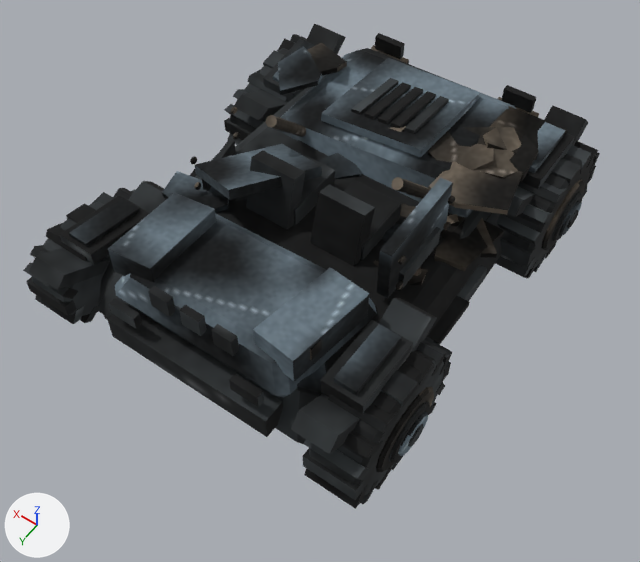
The glTF model unity/Assets/Spacewars/Content/Wrecks/explorer-2.glb as it was, and as the next commit left it.
Both versions are drawn from a 50 mm lens placed at (-1.56, 2.28, 3.47), pointed at (-0.11, 0.25, 0.28). Lighting does not change. The marker at lower left points along +X, +Y and +Z. The first picture is the older version. Where no turn or scale is listed for an object, it has been applied to the vertices. Vertices at exactly the same position are counted once.

Names of what the first picture shows: 'wreck.explorer.neutral', 'wreck.explorer.structure', 'wreck.explorer.team'.
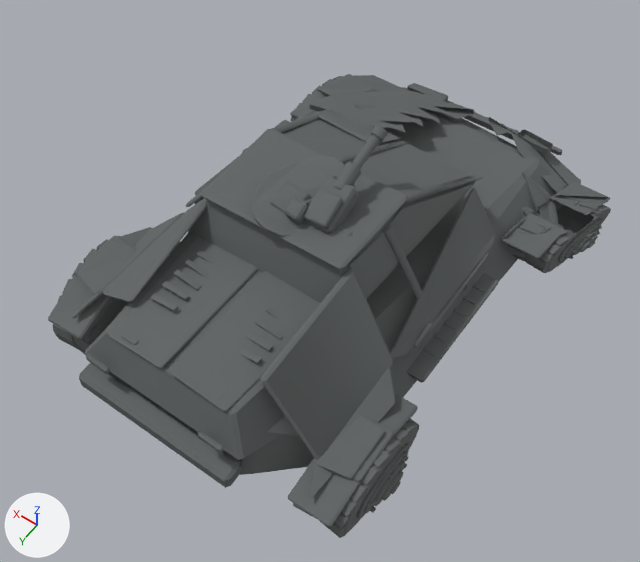
Boxes (x1, y1, x2, y2) around the edits, measured in the pictures (640 x 562 px; the box of a moved part takes in the faces that stretch with it):
'wreck.explorer.structure', deleted: before (23, 24, 600, 509)
'wreck.explorer.neutral', surface changed, reshaped, moved, recoloured: before (190, 43, 585, 472); after (77, 76, 595, 494)
'wreck.explorer.team', deleted: before (69, 41, 582, 456)
'explorer-wreck-2-structure', added: after (53, 76, 611, 538)
'explorer-wreck-2-neutral', added: after (48, 74, 610, 526)
part 1 of me_cylinder_034, moved or reshaped: before (443, 222, 451, 230); after (587, 241, 595, 248)
part 2 of me_cylinder_034, moved or reshaped: before (396, 281, 403, 290); after (390, 481, 401, 494)
part 3 of me_cylinder_034, moved or reshaped (not visible afterwards): before (233, 132, 240, 140)
part 4 of me_cylinder_034, moved or reshaped (not visible afterwards): before (398, 255, 407, 265)
part 5 of me_cylinder_034, rebuilt (not visible before): after (390, 187, 495, 358)
part 6 of me_cylinder_034, rebuilt (not visible before): after (103, 198, 207, 302)
part 7 of me_cylinder_034, deleted: before (190, 43, 585, 472)
part 8 of me_cylinder_034, cut back: before (194, 45, 409, 190); after (77, 76, 568, 479)

Patch to the scene script:
```diff
--- a/unity/Assets/Spacewars/Content/Wrecks/explorer-2.glb.py
+++ b/unity/Assets/Spacewars/Content/Wrecks/explorer-2.glb.py
@@ mat_wreck_neutral @@
 mat_wreck_neutral = principled_material('wreck-neutral')
-mat_wreck_neutral.texture = img_wreck_scorched_neutral
-mat_wreck_neutral.metallic = 0.48
-mat_wreck_neutral.roughness = 0.88
+mat_wreck_neutral.base_color = (0.12, 0.13, 0.13)  # dark grey #616565
+mat_wreck_neutral.metallic = 0.03
+mat_wreck_neutral.roughness = 0.85
@@ mat_wreck_structure @@
 mat_wreck_structure = principled_material('wreck-structure')
-mat_wreck_structure.texture = img_wreck_scorched_structure
-mat_wreck_structure.metallic = 0.25
-mat_wreck_structure.roughness = 0.88
+mat_wreck_structure.base_color = (0.12, 0.13, 0.13)  # dark grey #616565
+mat_wreck_structure.metallic = 0.03
+mat_wreck_structure.roughness = 0.85
@@ mat_wreck_team @@
 mat_wreck_team = principled_material('wreck-team')
-mat_wreck_team.texture = img_wreck_scorched_team
-mat_wreck_team.metallic = 0.48
-mat_wreck_team.roughness = 0.88
+mat_wreck_team.base_color = (0.12, 0.13, 0.13)  # dark grey #616565
+mat_wreck_team.metallic = 0.03
+mat_wreck_team.roughness = 0.85
@@ me_cylinder_034 @@
-me_cylinder_034.from_pydata(...)  # 1034 vertices, 1924 faces; spans x -0.86..0.96, y -1.08..0.9, z 0.05..0.8
-me_cylinder_034.materials.append(mat_wreck_neutral)  # picture img_wreck_scorched_neutral
+me_cylinder_034.from_pydata(...)  # 685 vertices, 1212 faces; spans x -1.0..0.77, y -1.19..1.13, z 0.09..0.88
+# me_cylinder_034 part 1: the loose piece of 48 vertices spanning x -0.55..-0.53, y -0.1..-0.05, z 0.56..0.6 is scaled about its middle by (0.949, 1.59, 0.7), then moved by (-0.45, -0.76, -0.48), in mat_wreck_team (dark grey #616565)
+# me_cylinder_034 part 2: the loose piece of 48 vertices spanning x -0.56..-0.54, y 0.29..0.34, z 0.57..0.6 is scaled about its middle by (0.988, 1.59, 0.952), then moved by (-0.36, 0.53, -0.44), in mat_wreck_team (dark grey #616565)
+# me_cylinder_034 part 3: the loose piece of 48 vertices spanning x 0.61..0.63, y -0.1..-0.05, z 0.46..0.49 is scaled about its middle by (0.918, 1.59, 1.24), then moved by (0.06, -0.76, -0.29), in mat_wreck_team (dark grey #616565)
+# me_cylinder_034 part 4: the loose piece of 48 vertices spanning x -0.56..-0.54, y 0.29..0.34, z 0.73..0.76 is scaled about its middle by (0.988, 1.59, 1.7), then moved by (1.31, 0.53, -0.5), in mat_wreck_team (dark grey #616565)
+# me_cylinder_034 part 5: the loose piece of 24 vertices spanning x -0.62..-0.5, y -0.63..0.79, z 0.32..0.46 is rebuilt with 20 vertices and now spans x -0.64..-0.46, y -0.46..0.44, z 0.27..0.51, in mat_wreck_team (dark grey #616565)
+# me_cylinder_034 part 6: the loose piece of 24 vertices spanning x 0.3..0.48, y 0.57..0.82, z 0.57..0.67 is rebuilt with 24 vertices and now spans x 0.31..0.47, y 0.41..1.0, z 0.55..0.7, in mat_wreck_team (dark grey #616565)
+# me_cylinder_034 part 7: 26 loose pieces with 688 vertices, spanning x -0.86..0.96, y -1.08..0.9, z 0.05..0.8, are deleted
+# me_cylinder_034 part 8: 2 vertices moved within x 0.52..0.53, y 0.3..0.32, z 0.5; 104 vertices removed from x -0.12..0.61, y -1.08..0.79, z 0.25..0.68; 447 vertices added at x -0.78..0.64, y -1.19..1.13, z 0.14..0.88
+me_cylinder_034.materials.append(mat_wreck_team)  # dark grey #616565
@@ ob_wreck_explorer_neutral @@
 ob_wreck_explorer_neutral = bpy.data.objects.new('wreck.explorer.neutral', me_cylinder_034)
-ob_wreck_explorer_neutral.location = (0.0, 0.0, 0.06)
+ob_wreck_explorer_neutral.location = (0.0, 0.0, 0.0)
@@ ob_wreck_explorer_structure @@
-ob_wreck_explorer_structure = bpy.data.objects.new('wreck.explorer.structure', me_cylinder_033)
@@ ob_wreck_explorer_team @@
-ob_wreck_explorer_team = bpy.data.objects.new('wreck.explorer.team', me_cylinder_036)
@@ ob_explorer_wreck_2_structure @@
+ob_explorer_wreck_2_structure = bpy.data.objects.new('explorer-wreck-2-structure', me_cube_007)  # 3403 vertices, 5831 faces; spans x -0.99..0.76, y -1.28..1.23, z 0.0..0.95; in mat_wreck_structure (dark grey #616565)
+ob_explorer_wreck_2_structure.location = (0.0, 0.0, 0.0)
@@ ob_explorer_wreck_2_neutral @@
+ob_explorer_wreck_2_neutral = bpy.data.objects.new('explorer-wreck-2-neutral', me_cube_090)  # 2046 vertices, 3694 faces; spans x -0.99..0.74, y -1.27..1.27, z 0.04..0.96; in mat_wreck_neutral (dark grey #616565)
+ob_explorer_wreck_2_neutral.location = (0.0, 0.0, 0.0)
```
